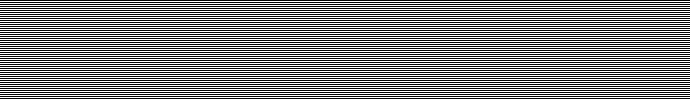
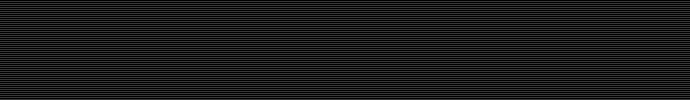
Layered file, before and after one edit (690x100). Changes by layer:
added layer "Color Fill 1" (78%) above "3840x2160 copy" over [0, 1, 690, 100]
added layer "3840x2160 copy" above "3840x2160" over [0, 1, 690, 100]
hid "3840x2160" over [0, 1, 690, 100]
